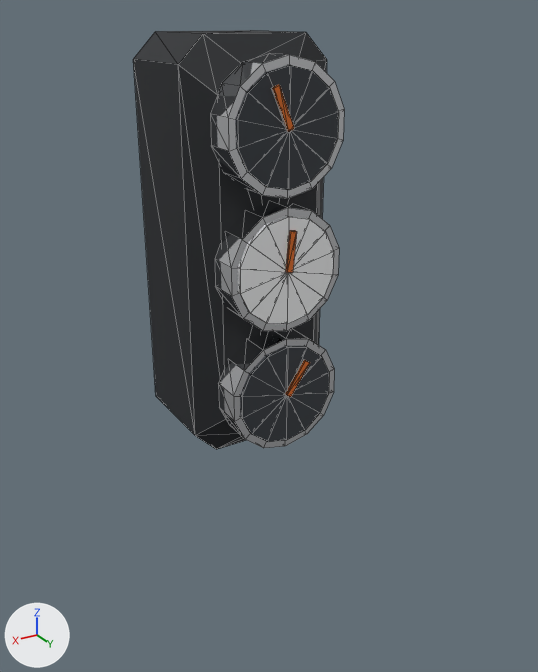
An edit to the glTF model assets/parts/interior/gauge_pod/ridgeback_4x4.glb, drawn before and after from the same camera.
Camera for both pictures: a 50 mm camera at (0.177, 0.298, 0.211) aimed at (-0.001, 0.002, 0.062). The lights are fixed; the arrows at lower left show +X, +Y and +Z. The older version comes first. Mesh edges are drawn as thin lines. Where no turn or scale is listed for an object, it has been applied to the vertices. Vertices at exactly the same position are counted once.

Objects in the first picture: 'model'.
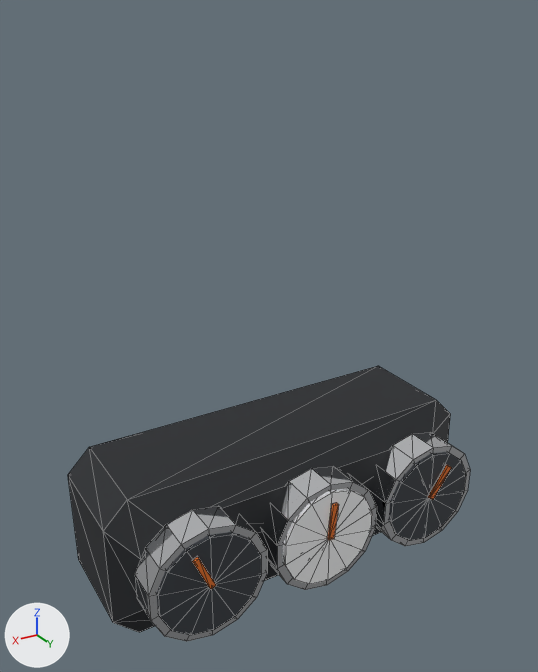
Changed parts and their boxes (x1, y1, x2, y2) in the pictures (538 x 672 px; the box of a moved part takes in the faces that stretch with it):
'model', reshaped, moved (90% wider, 34% shorter)
    before: (133, 30, 344, 449)
    after: (68, 366, 470, 642)
part 1 of me_model, moved or reshaped
    before: (218, 329, 334, 448)
    after: (367, 432, 470, 546)
part 2 of me_model, moved or reshaped
    before: (210, 53, 344, 199)
    after: (135, 506, 267, 642)
part 3 of me_model, moved or reshaped
    before: (241, 346, 329, 442)
    after: (390, 453, 466, 541)
part 4 of me_model, moved or reshaped
    before: (237, 65, 339, 190)
    after: (157, 533, 261, 635)
part 5 of me_model, moved or reshaped
    before: (285, 360, 310, 397)
    after: (428, 465, 451, 499)
part 6 of me_model, moved or reshaped
    before: (272, 85, 294, 132)
    after: (192, 557, 216, 589)
part 7 of me_model, moved or reshaped
    before: (279, 33, 327, 203)
    after: (362, 400, 450, 488)
part 8 of me_model, moved or reshaped (not visible afterwards)
    before: (288, 61, 327, 345)
part 9 of me_model, moved or reshaped
    before: (134, 30, 306, 208)
    after: (68, 366, 436, 560)
part 10 of me_model, moved or reshaped
    before: (133, 59, 264, 449)
    after: (68, 476, 381, 632)

Edits to the bpy script that builds the scene:
```text
Change me_model:
    used by ob_model
    remove me_model.from_pydata(...)  # 238 vertices, 436 faces; spans x -0.038..0.038, y -0.046..0.046, z -0.102..0.102
    add me_model.from_pydata(...)  # 238 vertices, 436 faces; spans x -0.102..0.102, y -0.046..0.046, z -0.038..0.038
    me_model part 1: the loose piece of 30 vertices spanning x -0.029..0.029, y 0.028..0.044, z -0.094..-0.034 is moved by (-0.064, 0.0, 0.064)
    me_model part 2: the loose piece of 30 vertices spanning x -0.029..0.029, y 0.028..0.044, z 0.034..0.094 is moved by (0.064, 0.0, -0.064)
    me_model part 3: the loose piece of 30 vertices spanning x -0.025..0.025, y 0.04..0.045, z -0.09..-0.038 is moved by (-0.064, 0.0, 0.064)
    me_model part 4: the loose piece of 30 vertices spanning x -0.025..0.025, y 0.04..0.045, z 0.038..0.09 is moved by (0.064, 0.0, -0.064)
    me_model part 5: the loose piece of 8 vertices spanning x -0.012..0.001, y 0.044..0.046, z -0.065..-0.047 is moved by (-0.064, 0.0, 0.064)
    me_model part 6: the loose piece of 8 vertices spanning x -0.001..0.009, y 0.044..0.046, z 0.063..0.083 is moved by (0.064, 0.0, -0.064)
    me_model part 7: 8 of the vertices in x -0.038..-0.014, y -0.046..0.029, z 0.078..0.102 are moved by (-0.064, 0.0, -0.064)
    me_model part 8: 8 of the vertices in x -0.038..-0.014, y -0.046..0.029, z -0.102..-0.078 are moved by (-0.064, 0.0, 0.064)
    me_model part 9: 8 of the vertices in x 0.014..0.038, y -0.046..0.029, z 0.078..0.102 are moved by (0.064, 0.0, -0.064)
    me_model part 10: 8 of the vertices in x 0.014..0.038, y -0.046..0.029, z -0.102..-0.078 are moved by (0.064, 0.0, 0.064)
Change ob_model:
    ob_model.location: (0.0, -0.0237, 0.102) -> (0.0, 0.0162, -0.022)
```
